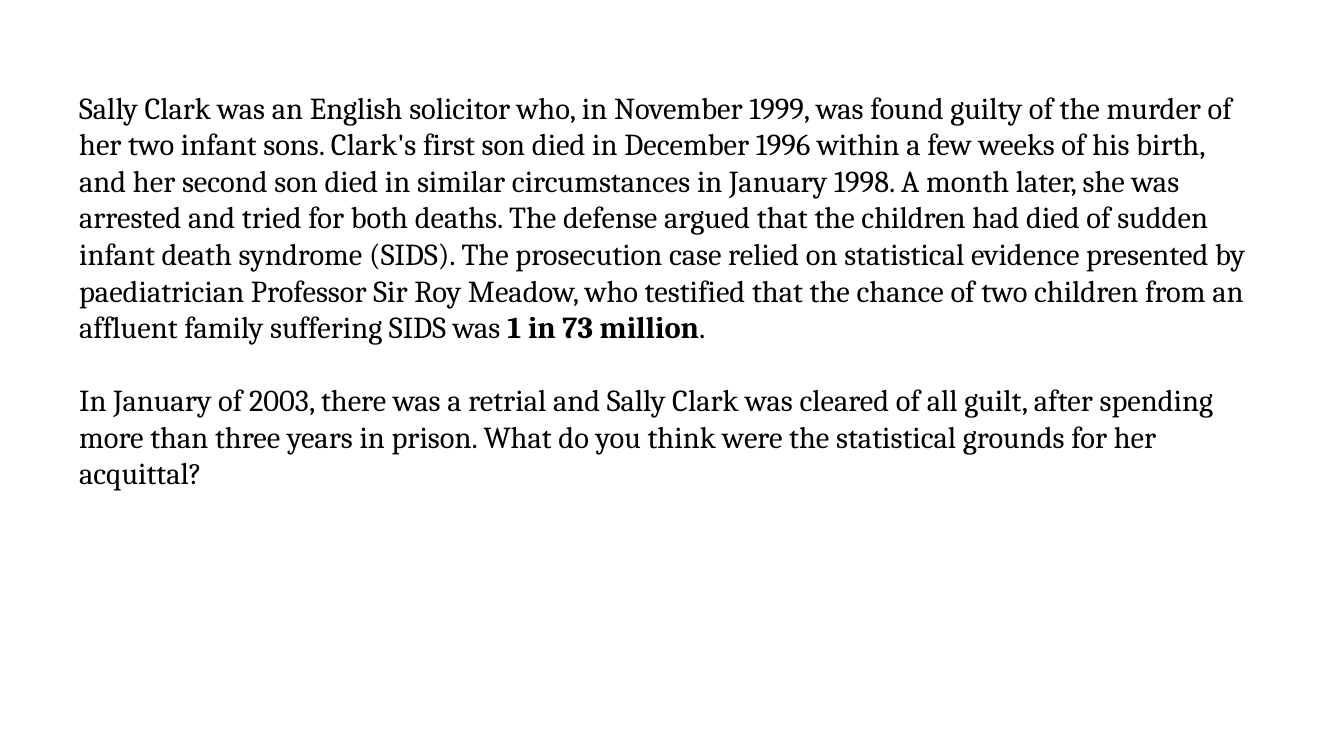
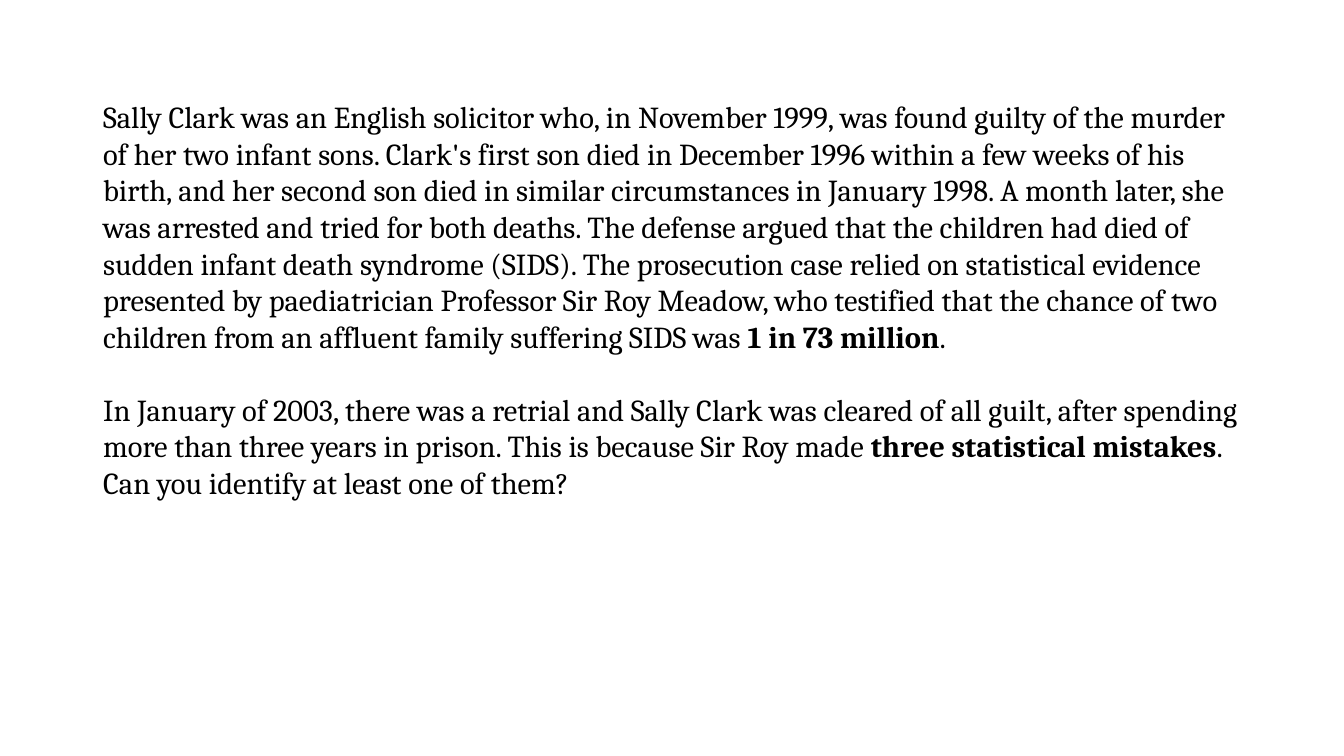
Before and after one commit to pvermees/geostats, a slide deck: slide 54 of slides/quizzes.odp (slide 53 before the commit). Drawn at 1344x756 pixels with LibreOffice and Linux fonts; fonts in the diff are those of the drawing. Boxes give left, top, right and bottom in pixels: in the first picture for what was removed or moved away, otherwise in the second. Text is boxed around its words. In the diff, an @@ line names an element or a change of style, - is before the commit and + after.

Commit message:
Updated solution to 3rd Poisson exercise, Sally Clarke exercise in slides.

```diff
--- a/slides/quizzes.odp
+++ b/slides/quizzes.odp
@@ text "Sally Clark was an English ...": place and size @@
-text "Sally Clark was an English ..." at <box>79,97,1245,491</box>
+text "Sally Clark was an English ..." at <box>103,106,1237,501</box>
@@ text at <box>103,399,1237,501</box>: text changed @@
-In January of 2003, there was a retrial and Sally Clark was cleared of all guilt, after spending more than three years in prison. What do you think were the statistical grounds for her acquittal?
+In January of 2003, there was a retrial and Sally Clark was cleared of all guilt, after spending more than three years in prison. This is because Sir Roy made three statistical mistakes. Can you identify at least one of them?
```
Also in this commit, not shown: 11 other slides changed, 1 slide added, 1 slide removed, 8 other files.
